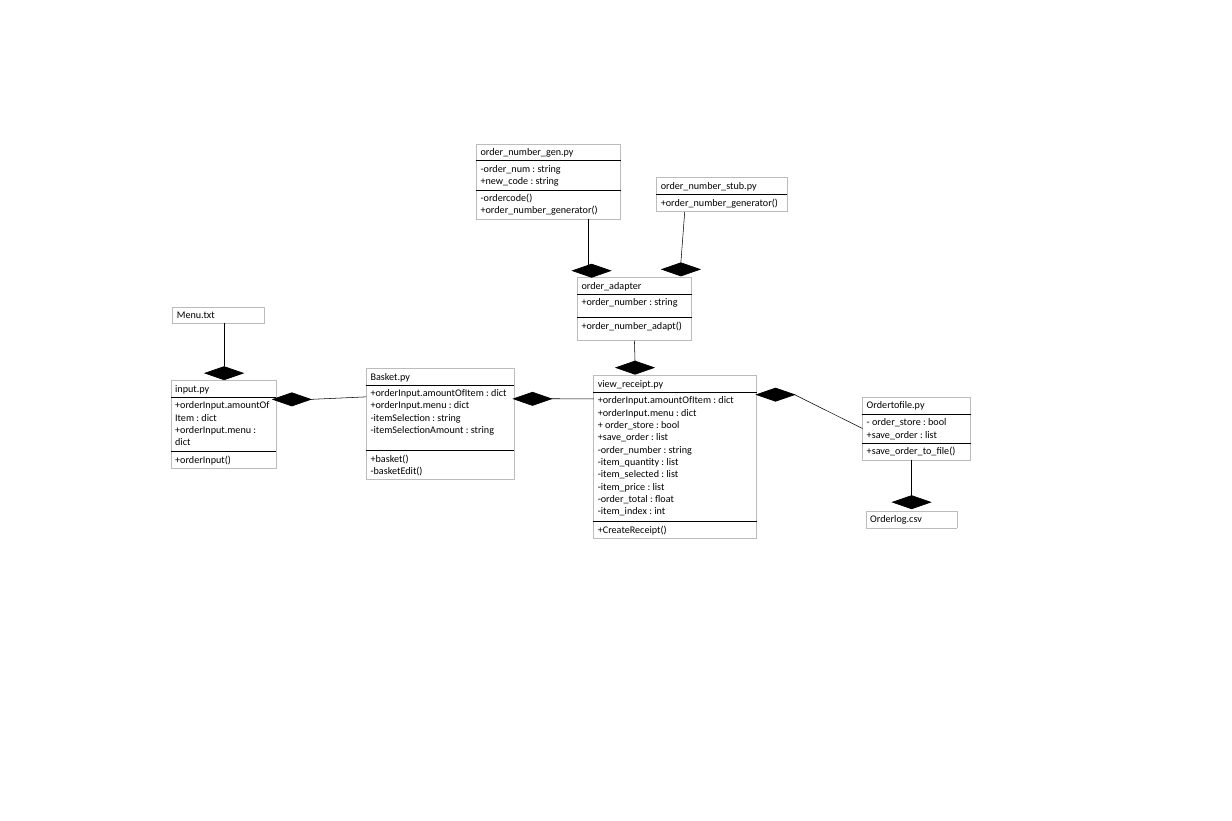
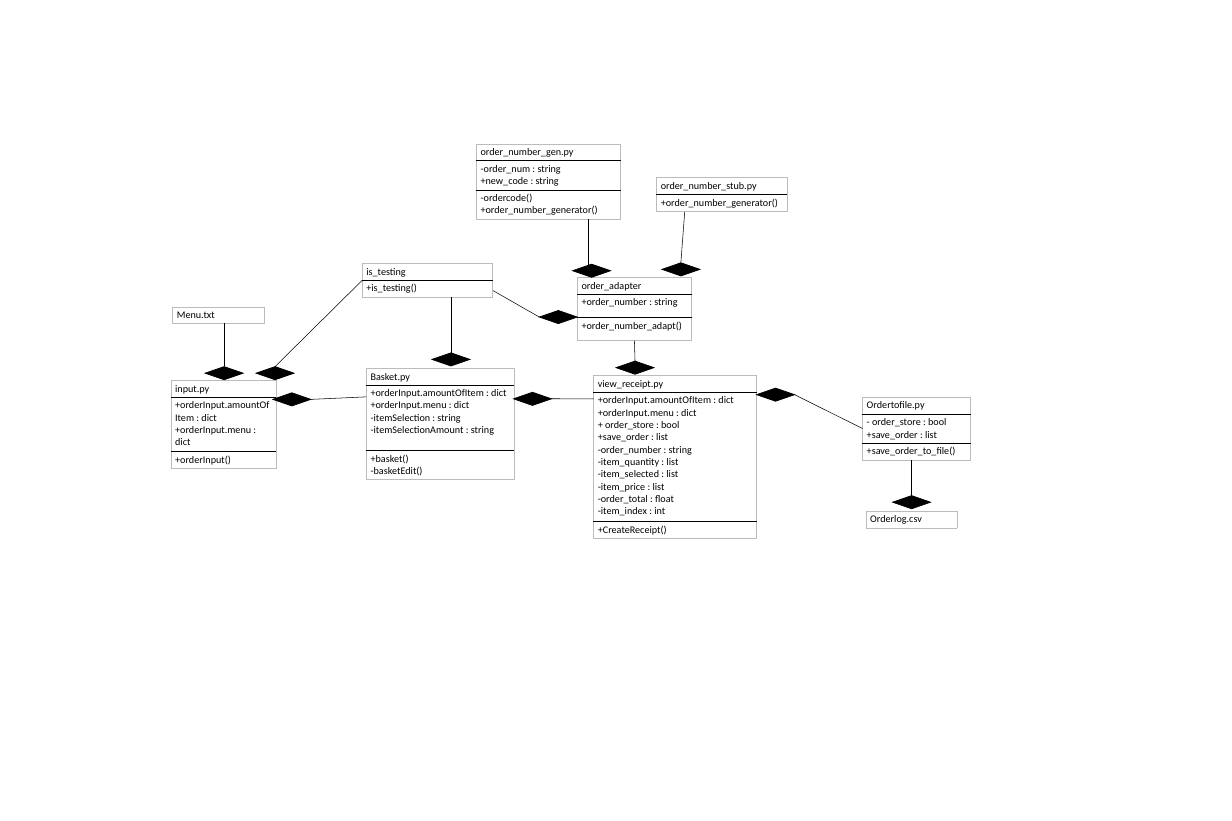
Before and after one commit to chriskanedev/PythonCustomer, a slide deck: slide 1 of class diagram2.pptx. Drawn at 1232x821 pixels with LibreOffice and Linux fonts; fonts in the diff are those of the drawing. Boxes give left, top, right and bottom in pixels: in the first picture for what was removed or moved away, otherwise in the second. Text is boxed around its words. In the diff, an @@ line names an element or a change of style, - is before the commit and + after.

```diff
--- a/class diagram2.pptx
+++ b/class diagram2.pptx
@@ table added at box(362, 264, 492, 297), 2 rows, 1 columns @@
+is_testing
++is_testing()
@@ line added from (275, 367) to (362, 281), #000000 0.75 pt @@
@@ line added from (451, 353) to (451, 297), #000000 0.75 pt @@
@@ line added from (539, 317) to (492, 291), #000000 0.75 pt @@
@@ diamond added at box(539, 311, 577, 324), fill #000000, outline #000000 1 pt @@
@@ diamond added at box(432, 353, 470, 366), fill #000000, outline #000000 1 pt @@
@@ diamond added at box(256, 367, 294, 380), fill #000000, outline #000000 1 pt @@
```
